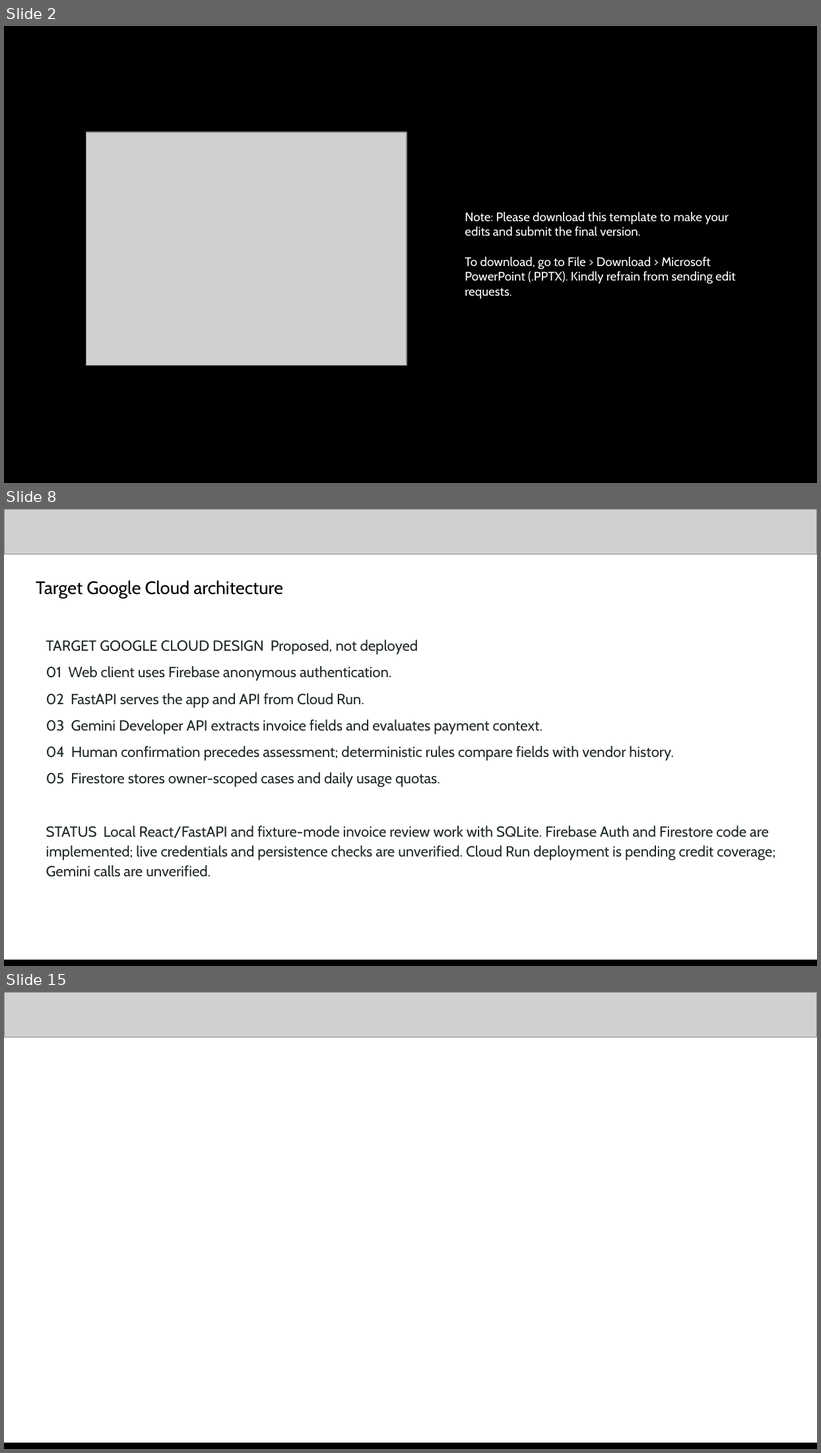
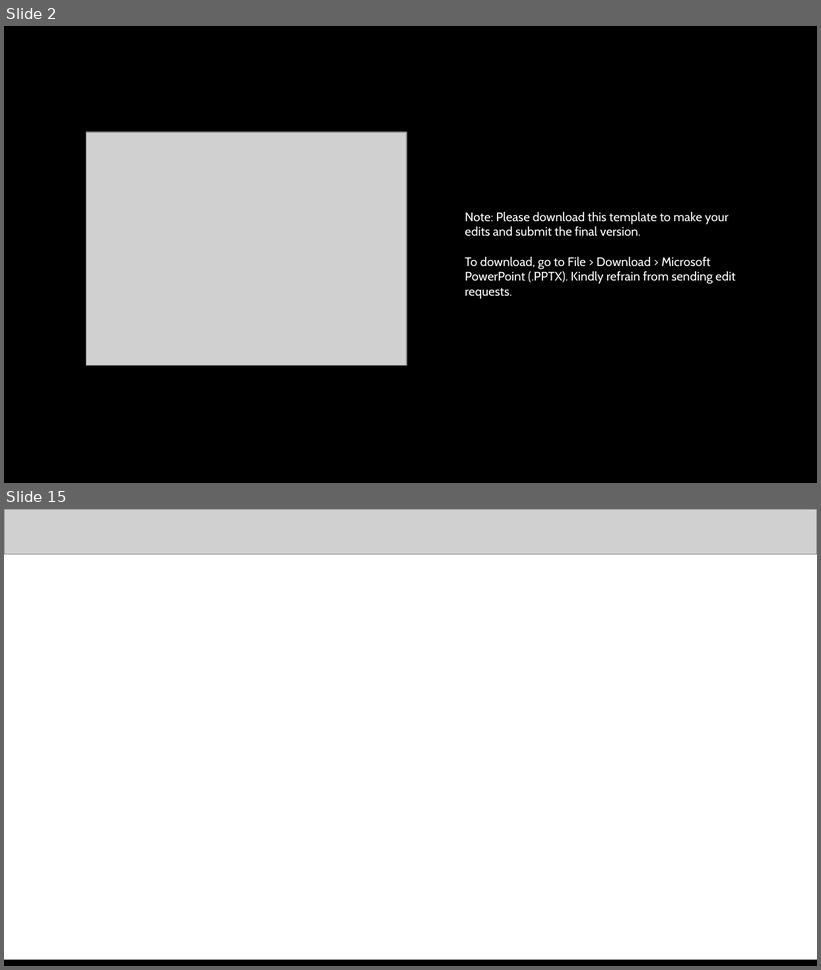
Before and after one commit to NikhilBudaniya/scamshield, a slide deck: artifacts/scamshield-hack2skill-submission.pptx. Shown one above the other, each under a label of ours: slides 2, 8 and 15 before the commit, slides 2 and 15 after it; the slides between them are not shown. The pictures are 821x1453 and 821x970 pixels, drawn with LibreOffice and Linux fonts; fonts in the diff are those of the drawing; grey boxes stand for pictures. Boxes give left, top, right and bottom in pixels: in the first picture for what was removed or moved away, otherwise in the second. Text is boxed around its words. In the diff, an @@ line names an element or a change of style, - is before the commit and + after.

```diff
--- a/artifacts/scamshield-hack2skill-submission.pptx
+++ b/artifacts/scamshield-hack2skill-submission.pptx
@@ slide 8 removed at box(4, 509, 817, 966), background #FFFFFF @@
@@ picture removed at box(4, 509, 817, 554) @@
@@ text removed at box(36, 580, 283, 598) @@
-Target Google Cloud architecture
@@ text removed at box(46, 640, 776, 877) @@
-TARGET GOOGLE CLOUD DESIGN Proposed, not deployed
-01 Web client uses Firebase anonymous authentication.
-02 FastAPI serves the app and API from Cloud Run.
-03 Gemini Developer API extracts invoice fields and evaluates payment context.
-04 Human confirmation precedes assessment; deterministic rules compare fields with vendor history.
-05 Firestore stores owner-scoped cases and daily usage quotas.
-STATUS Local React/FastAPI and fixture-mode invoice review work with SQLite. Firebase Auth and Firestore code are implemented; live credentials and persistence checks are unverified. Cloud Run deployment is pending credit coverage; Gemini calls are unverified.
@@ picture removed at box(4, 962, 817, 966) @@
@@ rectangle removed at box(4, 960, 817, 966) @@
```
Also in this commit, not shown: 7 slides changed, 5 slides added, 4 other slides removed, 28 other files.
